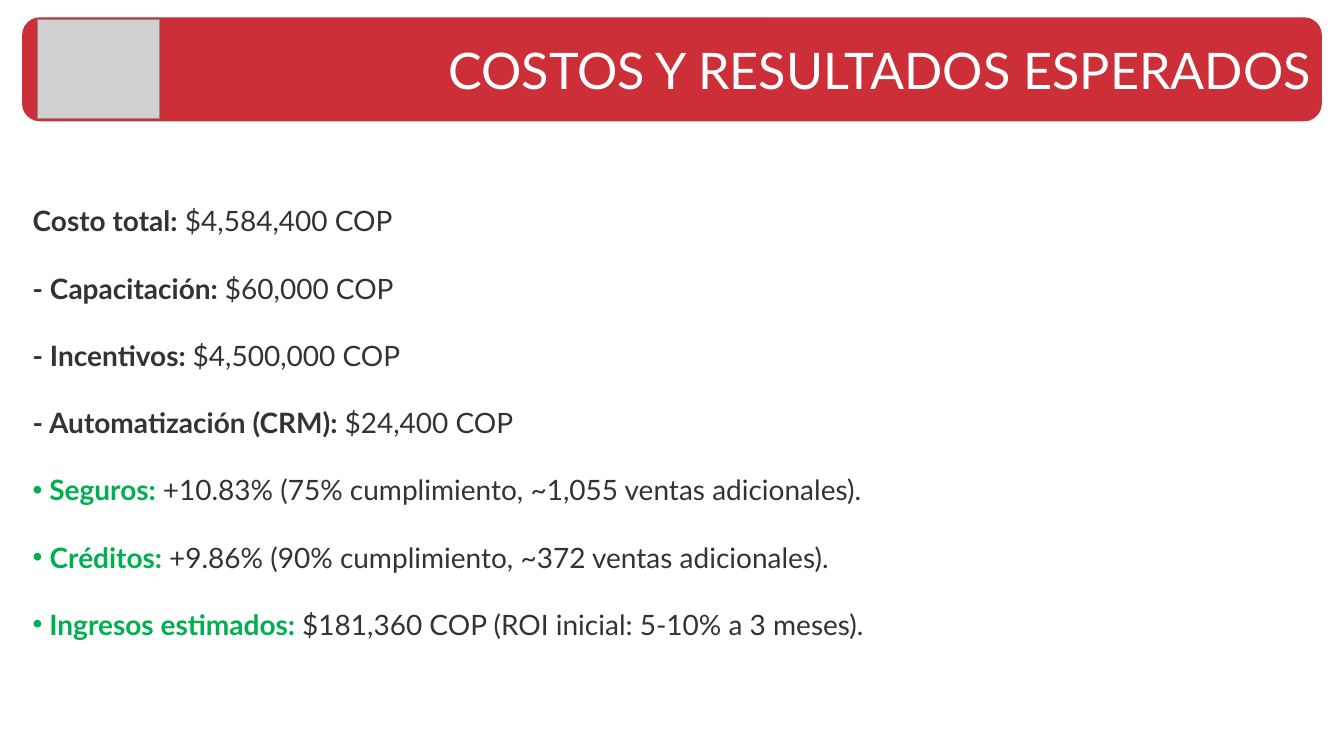
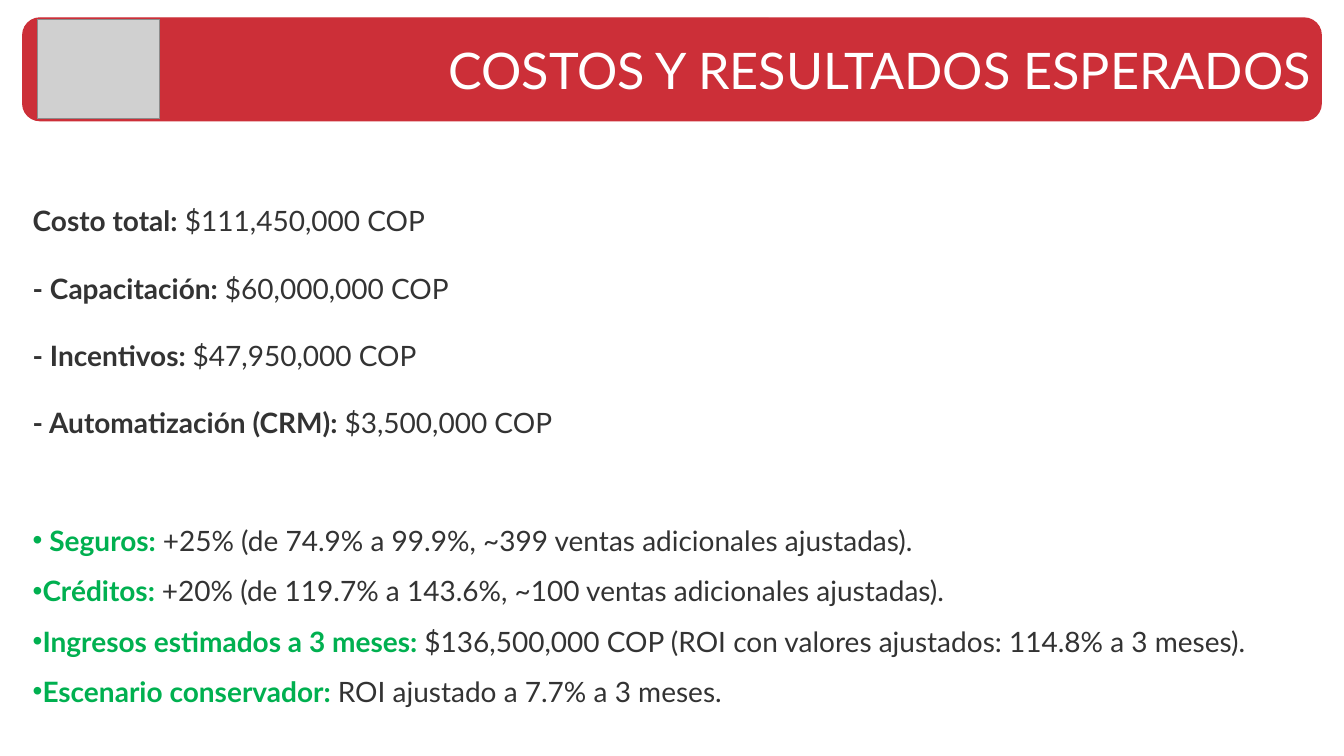
Before and after one commit to ringoquimico/presentacion-tuya, a slide deck: slide 9 of Presentacion - Análisis.pptx. Drawn at 1344x756 pixels with LibreOffice and Linux fonts; fonts in the diff are those of the drawing; grey boxes stand for pictures. Boxes give left, top, right and bottom in pixels: in the first picture for what was removed or moved away, otherwise in the second. Text is boxed around its words. In the diff, an @@ line names an element or a change of style, - is before the commit and + after.

```diff
--- a/Presentacion - Análisis.pptx
+++ b/Presentacion - Análisis.pptx
@@ text at [33, 208, 1245, 707]: text changed @@
-Costo total: $4,584,400 COP
-- Capacitación: $60,000 COP
-- Incentivos: $4,500,000 COP
-- Automatización (CRM): $24,400 COP
-• Seguros: +10.83% (75% cumplimiento, ~1,055 ventas adicionales).
-• Créditos: +9.86% (90% cumplimiento, ~372 ventas adicionales).
-• Ingresos estimados: $181,360 COP (ROI inicial: 5-10% a 3 meses).
+Costo total: $111,450,000 COP
+- Capacitación: $60,000,000 COP
+- Incentivos: $47,950,000 COP
+- Automatización (CRM): $3,500,000 COP
+• Seguros: +25% (de 74.9% a 99.9%, ~399 ventas adicionales ajustadas).
+• Créditos: +20% (de 119.7% a 143.6%, ~100 ventas adicionales ajustadas).
+• Ingresos estimados a 3 meses: $136,500,000 COP (ROI con valores ajustados: 114.8% a 3 meses).
+• Escenario conservador: ROI ajustado a 7.7% a 3 meses.
```
Also in this commit, not shown: 2 other slides changed, 3 other files.
